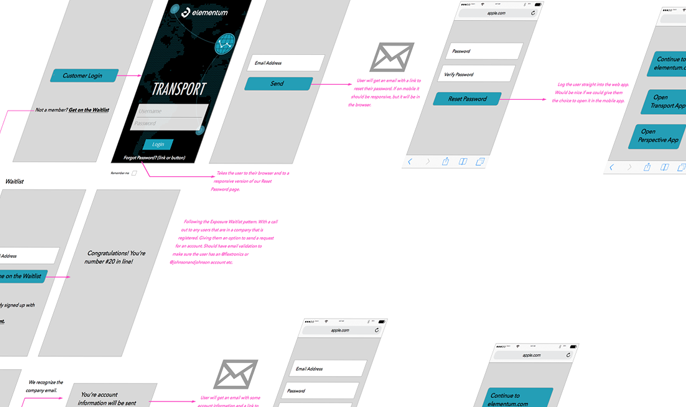
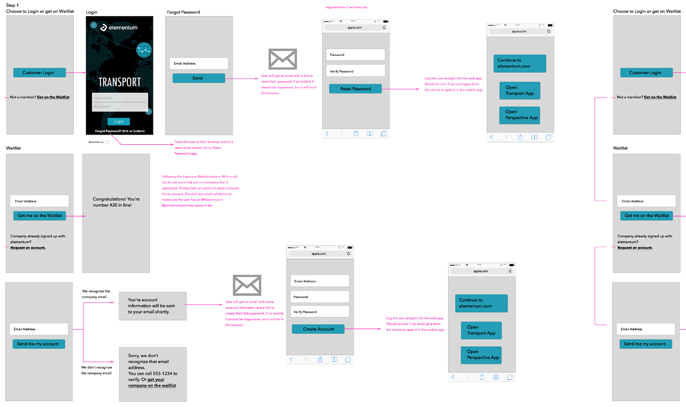
Comparing the layer stacks of the two 686px x 407px images. Changes:
added layer "Layer 2 copy" above "Layer 2" over [558, 6, 686, 405]
added layer "Layer 2" above "Layer 1" over [0, 0, 561, 407]
